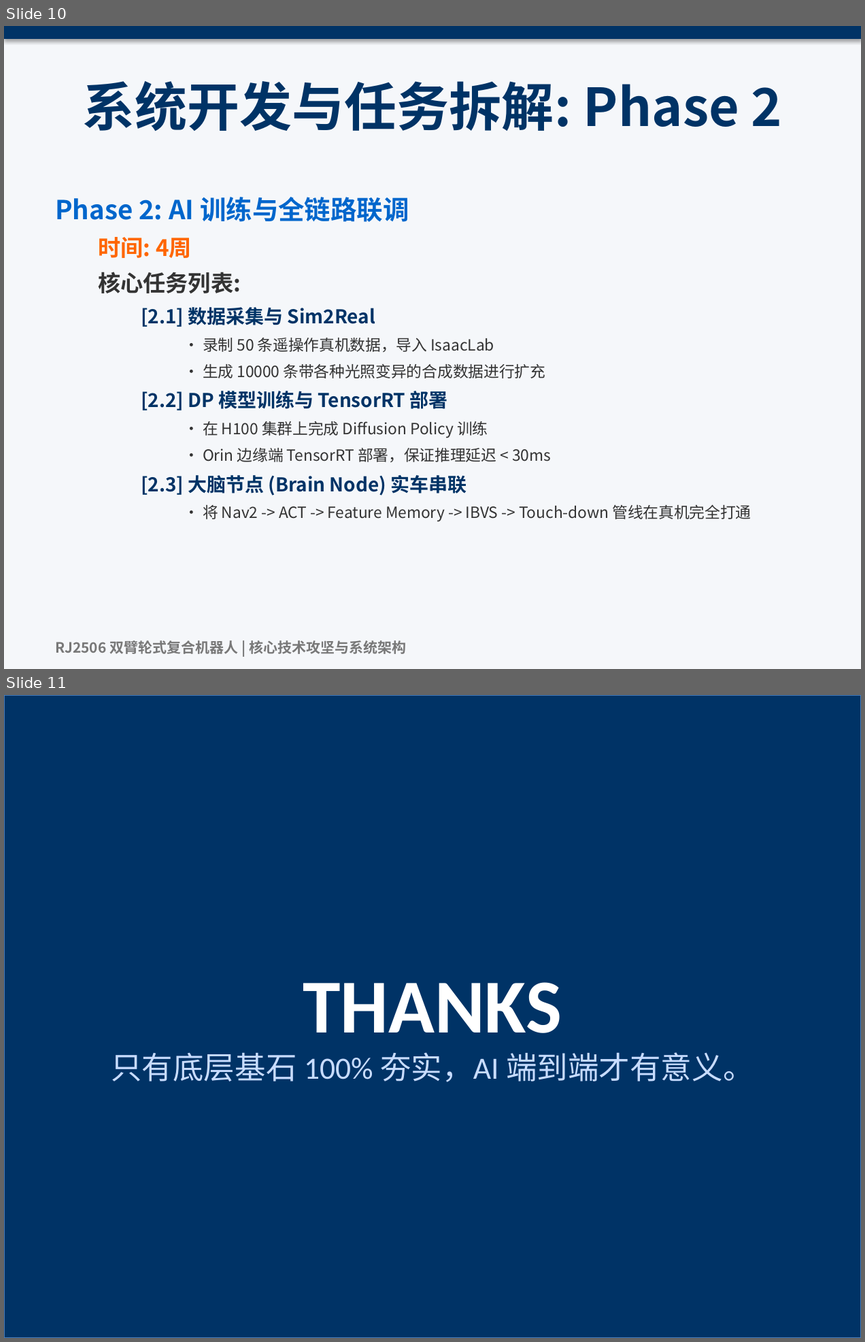
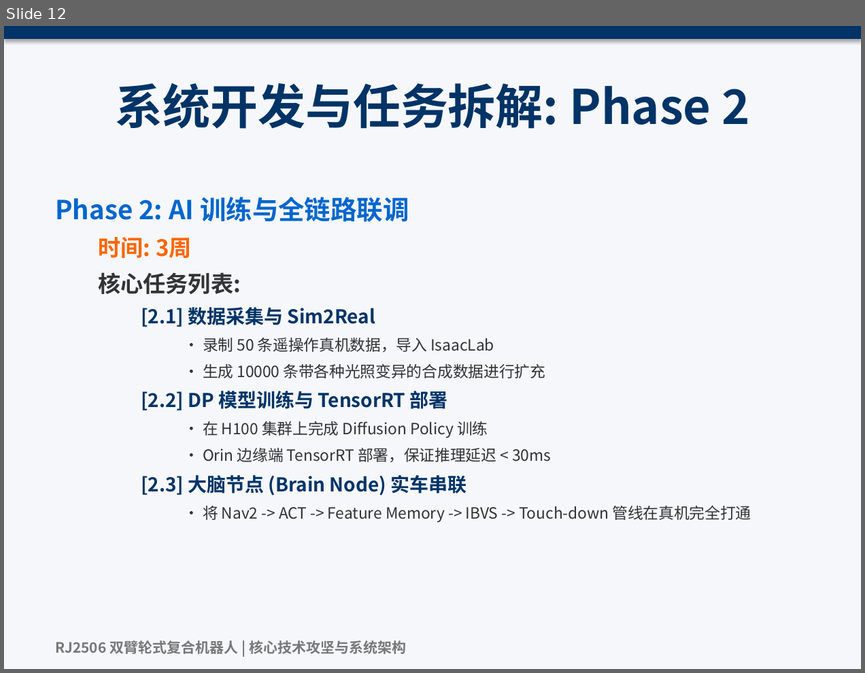
Before and after one commit to lynphoenix/rj2506_core_system, a slide deck: docs/RJ2506_Architecture_V3.pptx. Shown one above the other, each under a label of ours: slides 10 and 11 before the commit, slide 12 after it. The pictures are 865x1342 and 865x673 pixels, drawn with LibreOffice and Linux fonts; fonts in the diff are those of the drawing. Boxes give left, top, right and bottom in pixels: in the first picture for what was removed or moved away, otherwise in the second. Text is boxed around its words. In the diff, an @@ line names an element or a change of style, - is before the commit and + after.

```diff
--- a/docs/RJ2506_Architecture_V3.pptx
+++ b/docs/RJ2506_Architecture_V3.pptx
@@ slide 11 removed at (4,695,861,1338), background #F5F7FA @@
@@ rectangle removed at (4,695,861,1338) @@
@@ text removed at (111,982,753,1082) @@
-THANKS
-只有底层基石 100% 夯实，AI 端到端才有意义。
@@ what was slide 10 is now slide 12 @@
@@ slide 12 changed as well @@
@@ title "系统开发与任务拆解: Phase 2" at (115,83,749,129): size 44 to 40 pt @@
@@ text at (98,237,192,258): text changed @@
-  时间: 4周
+  时间: 3周
```
Also in this commit, not shown: 9 other slides changed, 3 slides added, 10 other files.
